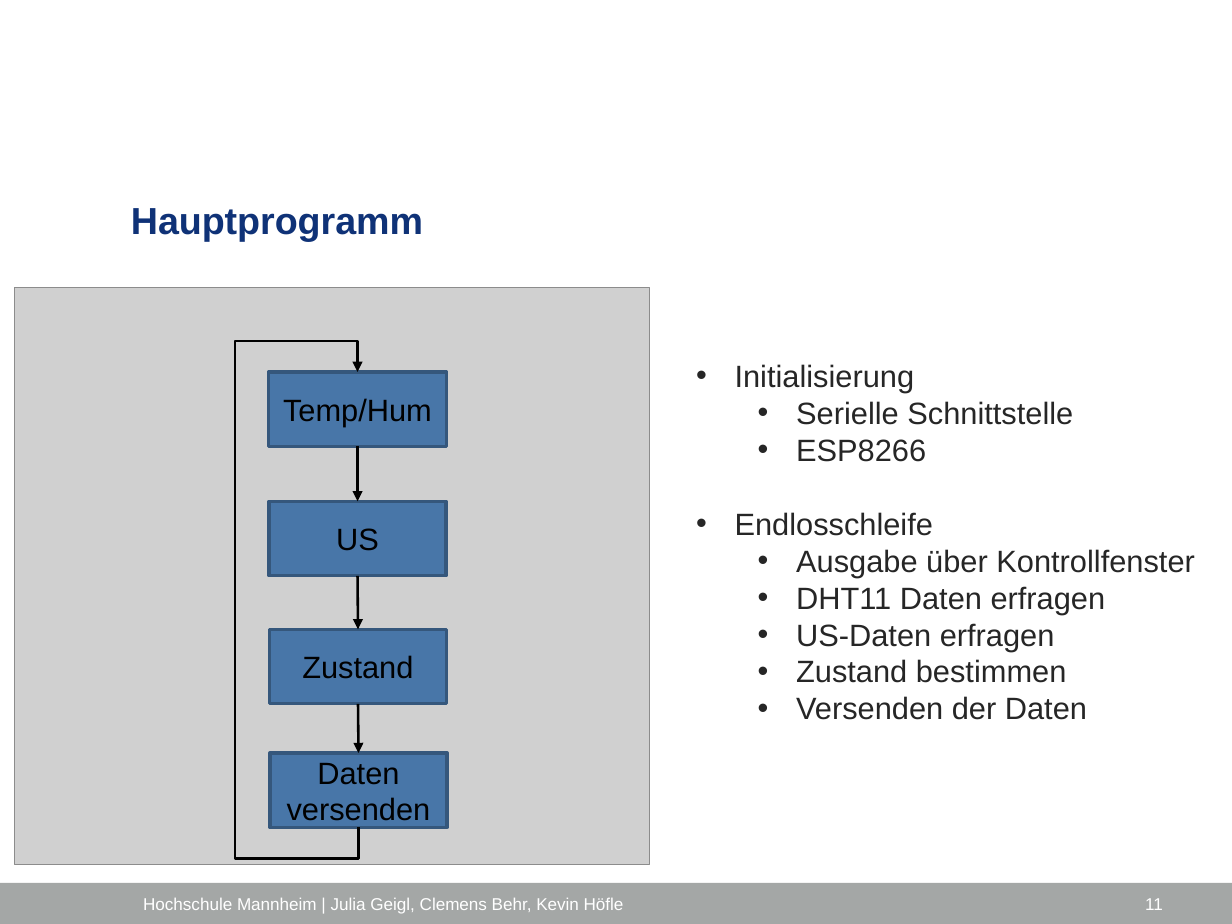
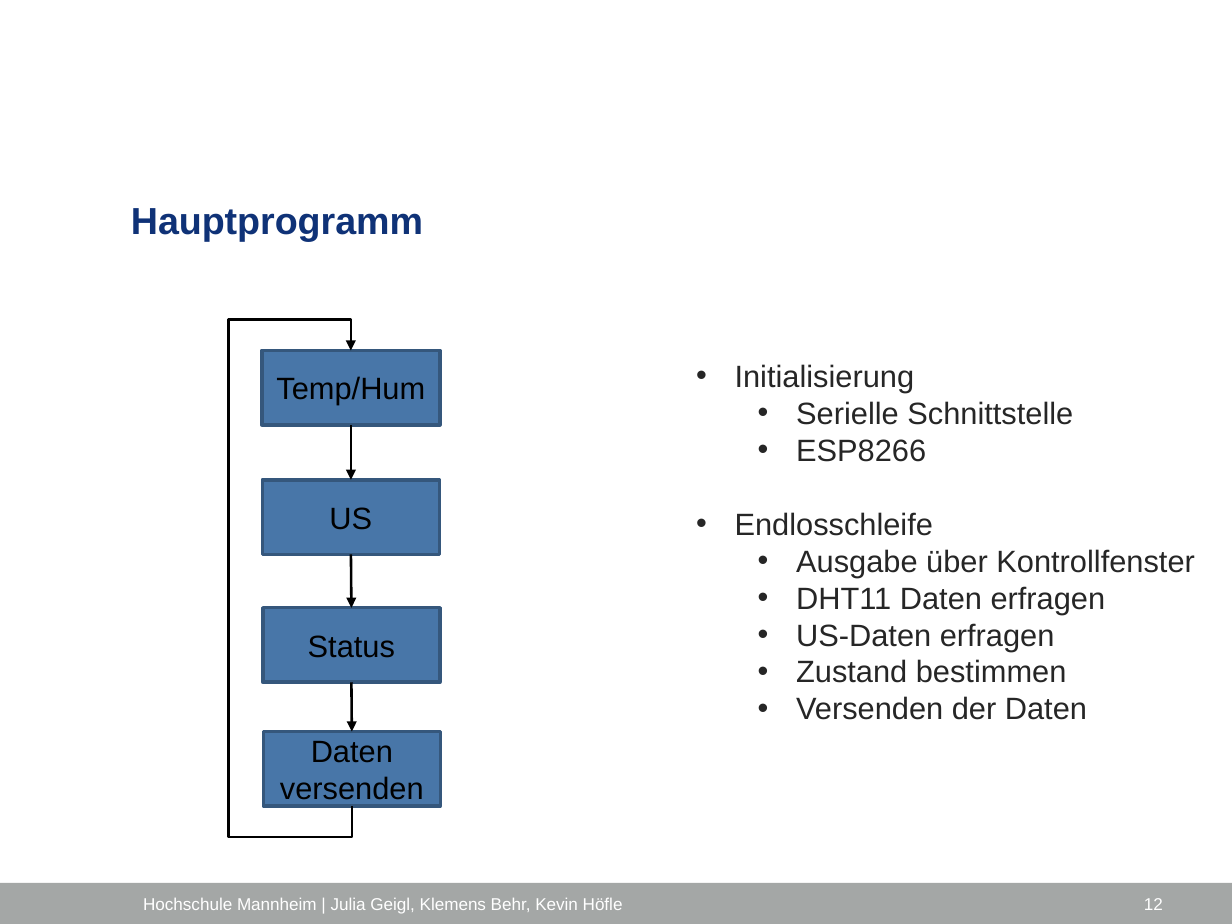
Before and after one commit to ProjektlaborEmbeddedSecurity/Presentation, a slide deck: slide 12 of PES_FH_VERS.pptx (slide 11 before the commit). Drawn at 1232x924 pixels with LibreOffice and Linux fonts; fonts in the diff are those of the drawing; grey boxes stand for pictures; background and template pictures are left out. Boxes give left, top, right and bottom in pixels: in the first picture for what was removed or moved away, otherwise in the second. Text is boxed around its words. In the diff, an @@ line names an element or a change of style, - is before the commit and + after.

```diff
--- a/PES_FH_VERS.pptx
+++ b/PES_FH_VERS.pptx
@@ picture removed at <box>15,287,649,865</box> @@
@@ 3 rectangles, 2 arrows, 1 elbow arrow: place and size @@
-3 rectangles, 2 arrows, 1 elbow arrow at <box>238,341,447,859</box>
+3 rectangles, 2 arrows, 1 elbow arrow at <box>232,319,441,837</box>
@@ rectangle "Status": place and size @@
-rectangle "Status" at <box>270,630,447,703</box>
+rectangle "Status" at <box>262,607,440,681</box>
@@ text in rectangle at <box>308,635,395,658</box>: text changed @@
-Zustand
+Status
@@ arrow moved from (359, 753) - (359, 703) to (352, 732) - (351, 683) @@
@@ text at <box>143,898,623,914</box>: text changed @@
-Hochschule Mannheim | Julia Geigl, Clemens Behr, Kevin Höfle
+Hochschule Mannheim | Julia Geigl, Klemens Behr, Kevin Höfle
@@ page number at <box>1144,898,1163,910</box>: text changed @@
-11
+12
```
Also in this commit, not shown: 44 other slides changed, 3 slides added, 1 slide removed.
